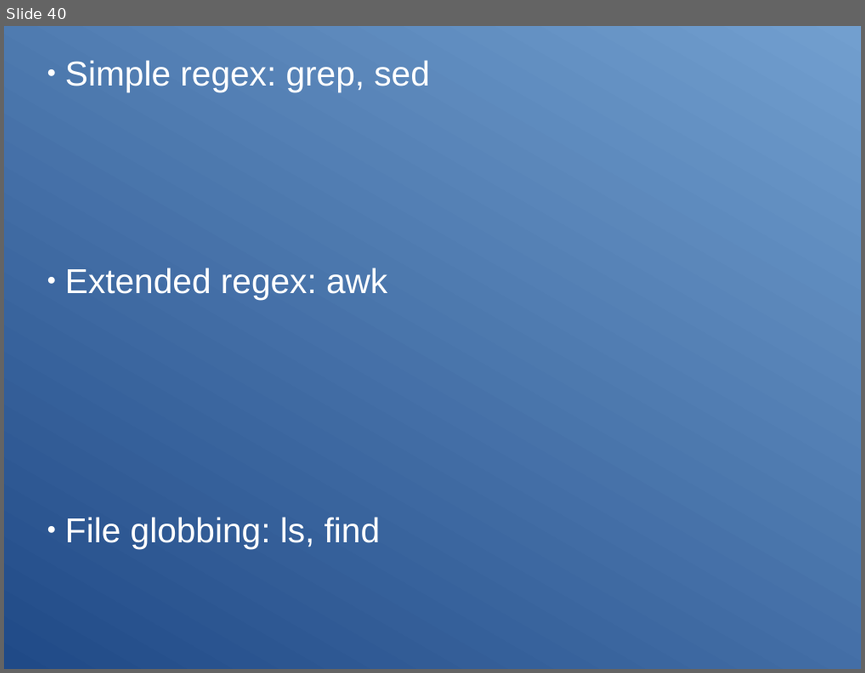
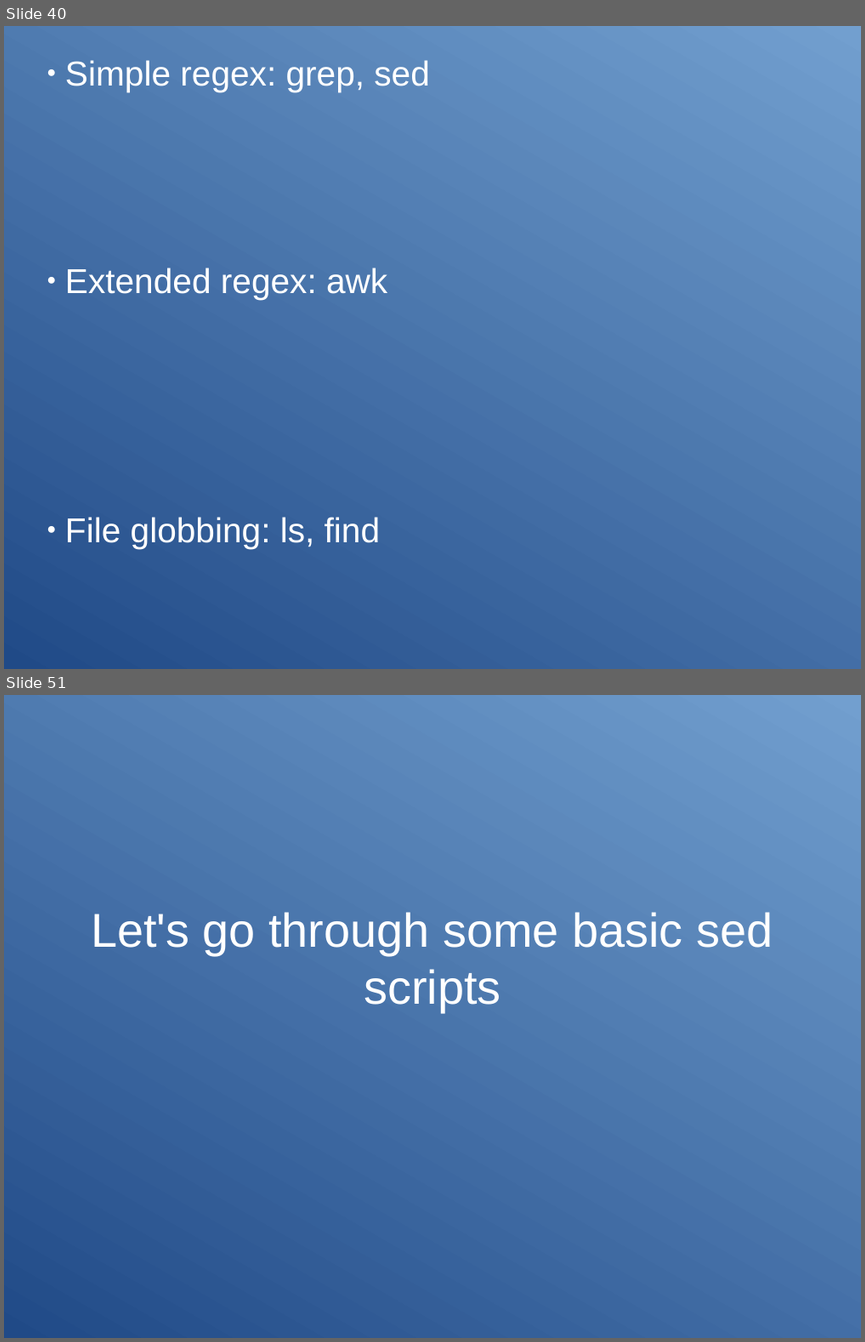
Before and after one commit to Clibre/An-introduction-to-bash, a slide deck: presentation.odp. Shown one above the other, each under a label of ours: slide 40 before the commit, slides 40 and 51 after it; the slides between them are not shown. The pictures are 865x673 and 865x1342 pixels, drawn with LibreOffice and Linux fonts; fonts in the diff are those of the drawing. Boxes give left, top, right and bottom in pixels: in the first picture for what was removed or moved away, otherwise in the second. Text is boxed around its words. In the diff, an @@ line names an element or a change of style, - is before the commit and + after.

```diff
--- a/presentation.odp
+++ b/presentation.odp
@@ slide 51 added at (4, 695, 861, 1338), background gradient #204A87 to #729FCF @@
@@ title added at (91, 912, 772, 1012), 44 pt, text #FFFFFF @@
+Let's go through some basic sed scripts
```
Also in this commit, not shown: 10 other slides added, 10 other files.
